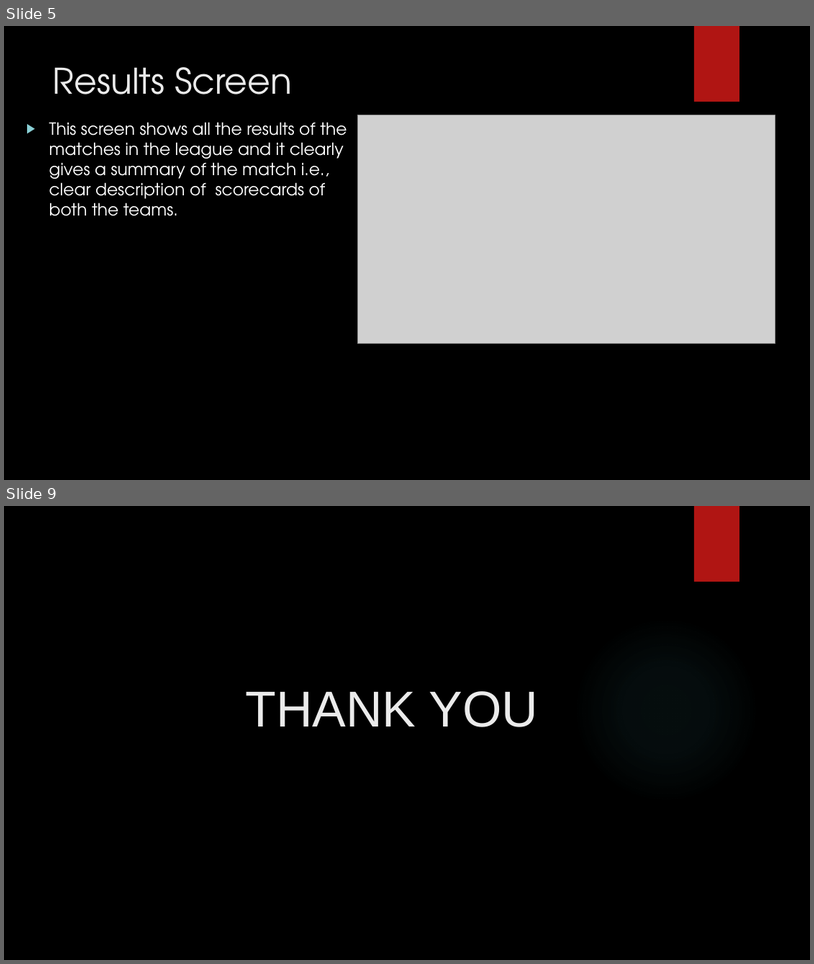
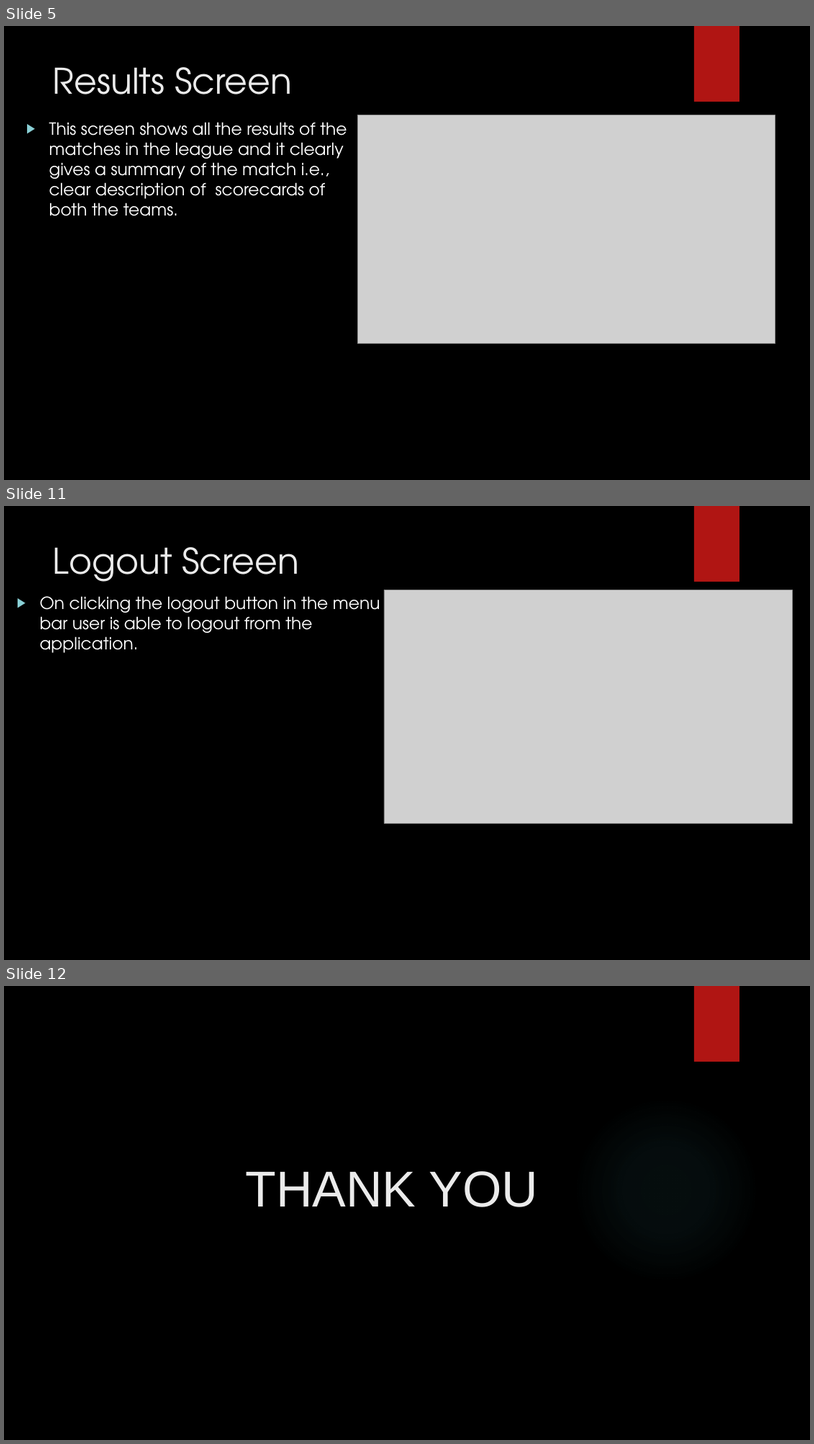
Before and after one commit to harshithreddypeddolla/Assignment-Cricketleague, a slide deck: Cricket League and Teams.pptx. Shown one above the other, each under a label of ours: slides 5 and 9 before the commit, slides 5, 11 and 12 after it; the slides between them are not shown. The pictures are 814x964 and 814x1444 pixels, drawn with LibreOffice and Linux fonts; fonts in the diff are those of the drawing; grey boxes stand for pictures; background and template pictures are left out. Boxes give left, top, right and bottom in pixels: in the first picture for what was removed or moved away, otherwise in the second. Text is boxed around its words. In the diff, an @@ line names an element or a change of style, - is before the commit and + after.

```diff
--- a/Cricket League and Teams.pptx
+++ b/Cricket League and Teams.pptx
@@ slide 11 added at box(4, 506, 810, 960), background picture (left out); not listed: 1 template element that a slide beside it also shows @@
@@ title added at box(53, 547, 300, 582), 42 pt, text #EBEBEB @@
+Logout Screen
@@ picture added at box(384, 590, 793, 824) @@
@@ text added at box(40, 596, 381, 653), 20 pt, text #FFFFFF @@
+▶ On clicking the logout button in the menu bar user is able to logout from the application.
@@ what was slide 9 is now slide 12 @@
```
Also in this commit, not shown: 5 slides changed, 2 other slides added.
